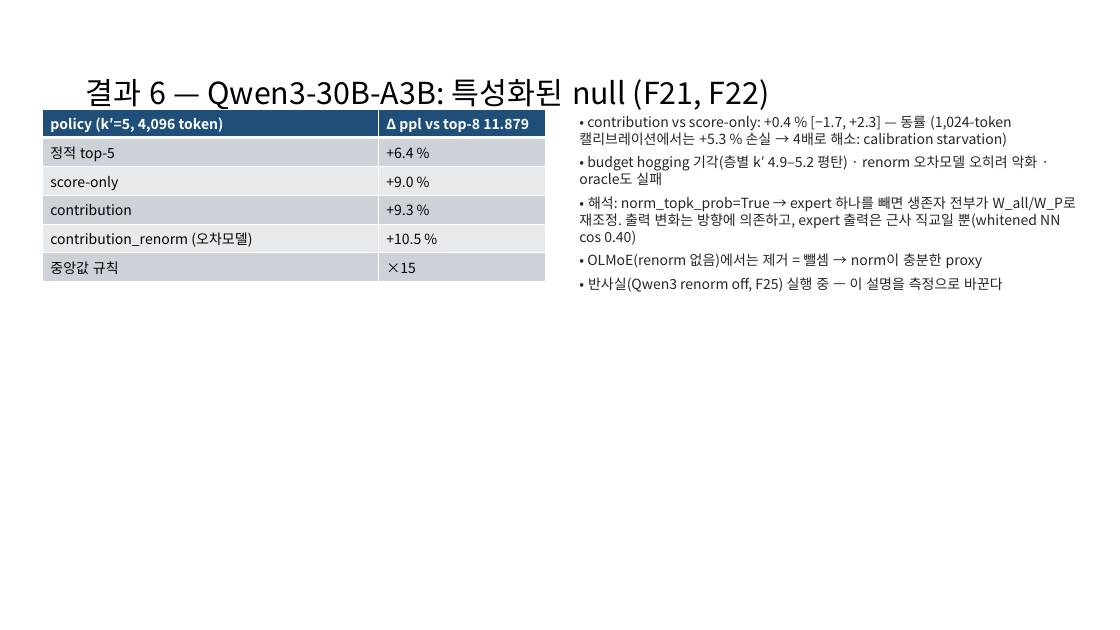
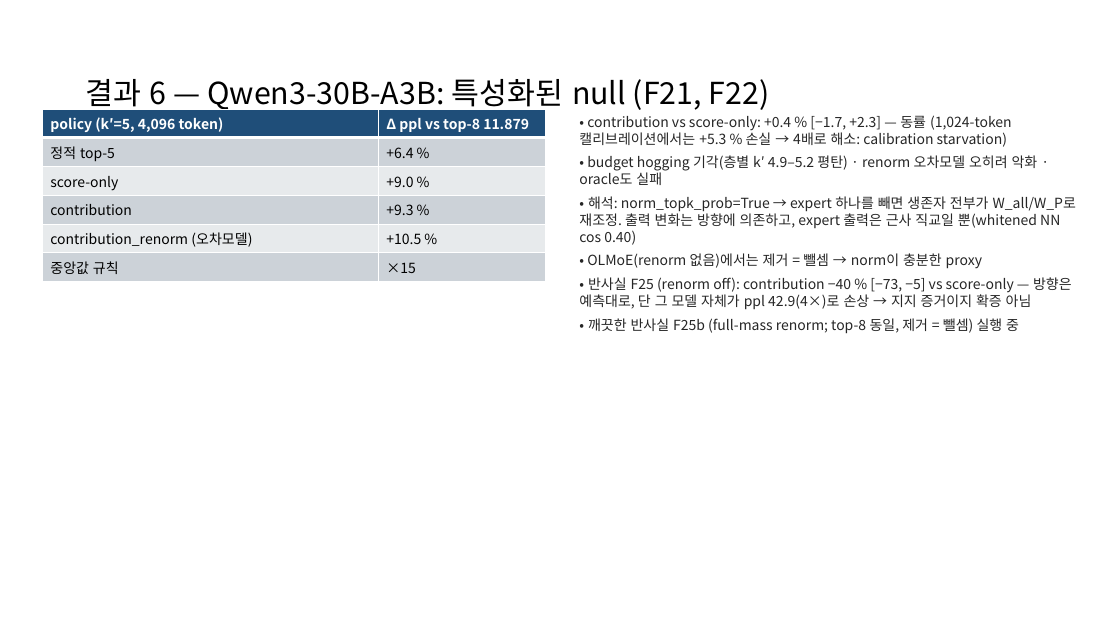
Before and after one commit to CocoRoF/moe_optimizer, a slide deck: slide 19 of docs/slides/MoE_Contribution_Skipping_2026-09-03.pptx. Drawn at 1120x630 pixels with LibreOffice and Linux fonts; fonts in the diff are those of the drawing. Boxes give left, top, right and bottom in pixels: in the first picture for what was removed or moved away, otherwise in the second. Text is boxed around its words. In the diff, an @@ line names an element or a change of style, - is before the commit and + after.

```diff
--- a/docs/slides/MoE_Contribution_Skipping_2026-09-03.pptx
+++ b/docs/slides/MoE_Contribution_Skipping_2026-09-03.pptx
@@ text at (x1=579, y1=277, x2=1072, y2=334): text changed @@
-• 반사실(Qwen3 renorm off, F25) 실행 중 — 이 설명을 측정으로 바꾼다
+• 반사실 F25 (renorm off): contribution −40 % [−73, −5] vs score-only — 방향은 예측대로, 단 그 모델 자체가 ppl 42.9(4×)로 손상 → 지지 증거이지 확증 아님
+• 깨끗한 반사실 F25b (full-mass renorm; top-8 동일, 제거 = 뺄셈) 실행 중
```
Also in this commit, not shown: 4 other files.
